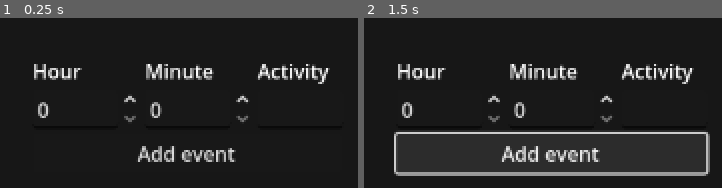
Above: before the commit, frames 1-2 (left to right).
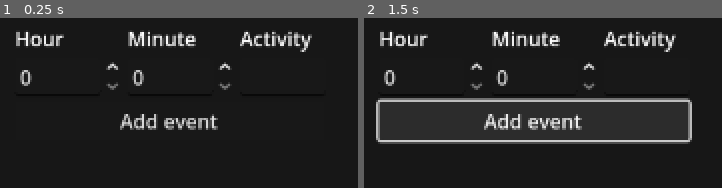
Above: after the commit, the same moments.

Repository: Faisa-l/AT-Interactivity-for-Activity-Project
Game: Godot game, scene res://Scenes/main.tscn
The game is run twice, just before and just after one commit, with the same random seed, the same clock (stepped at 60 frames per second) and the same inputs.
Inputs:
- Up to frame 1 (0.25 s): no input
- Up to frame 2 (1.5 s): click "Add event" at 0.5 s; click "Add event" at 1.25 s

The runs differ from the first frame. In frame 1, 9.7% of the frame differs, in the area x 4-93%, y 8-85%; in frame 2, 19%, in the area x 3-97%, y 8-93%.

Commit message:
Add a walking tracker
Is emulating how this program would likely track and report the distance the user has travelled

Diff:
--- a/Scenes/main.tscn
+++ b/Scenes/main.tscn
@@ -28,8 +28,15 @@
 [node name="ActivityScheduler" parent="ActivityTracking" instance=ExtResource("1_jjgbg")]
 
 [node name="EventCreator" parent="." instance=ExtResource("2_bo1nx")]
-layout_mode = 0
-offset_left = 250.0
-offset_top = 1026.0
-offset_right = 462.0
-offset_bottom = 1119.0
+layout_mode = 1
+anchors_preset = 7
+anchor_left = 0.5
+anchor_top = 1.0
+anchor_right = 0.5
+anchor_bottom = 1.0
+offset_left = -124.0
+offset_top = -280.0
+offset_right = 124.0
+offset_bottom = -187.0
+grow_horizontal = 2
+grow_vertical = 0
--- /dev/null
+++ b/Scenes/walking_tracker.tscn
@@ -0,0 +1,10 @@
+[gd_scene load_steps=2 format=3 uid="uid://dnxwb4t8pk6sq"]
+
+[ext_resource type="Script" uid="uid://ceeuh1ny323yr" path="res://walking_tracker.gd" id="1_yo1tk"]
+
+[node name="WalkingTracker" type="Node"]
+script = ExtResource("1_yo1tk")
+
+[node name="Timer" type="Timer" parent="."]
+
+[connection signal="timeout" from="Timer" to="." method="_on_timer_timeout"]
--- /dev/null
+++ b/walking_tracker.gd
@@ -0,0 +1,32 @@
+class_name WalkingTracker extends Node
+
+# Tracks walking
+# Currently will emulate how this is likely to pick up the walking information from the phone
+
+@export
+var travelling_speed : float = 1.0
+
+var distance_travelled : float
+var running : bool:
+	get: return !timer.is_stopped()
+
+# Timeout will be when a distance is travelled
+@onready
+var timer : Timer = $Timer
+
+# Starts the tracker
+func start():
+	timer.start()
+
+# Pauses the tracker
+func pause():
+	timer.stop()
+
+# Resets the tracker
+func reset():
+	timer.stop()
+	distance_travelled = 0.0
+
+# Timeout will be when a distance has been travelled
+func _on_timer_timeout() -> void:
+	distance_travelled += travelling_speed
Not shown, added: walking_tracker.gd.uid
